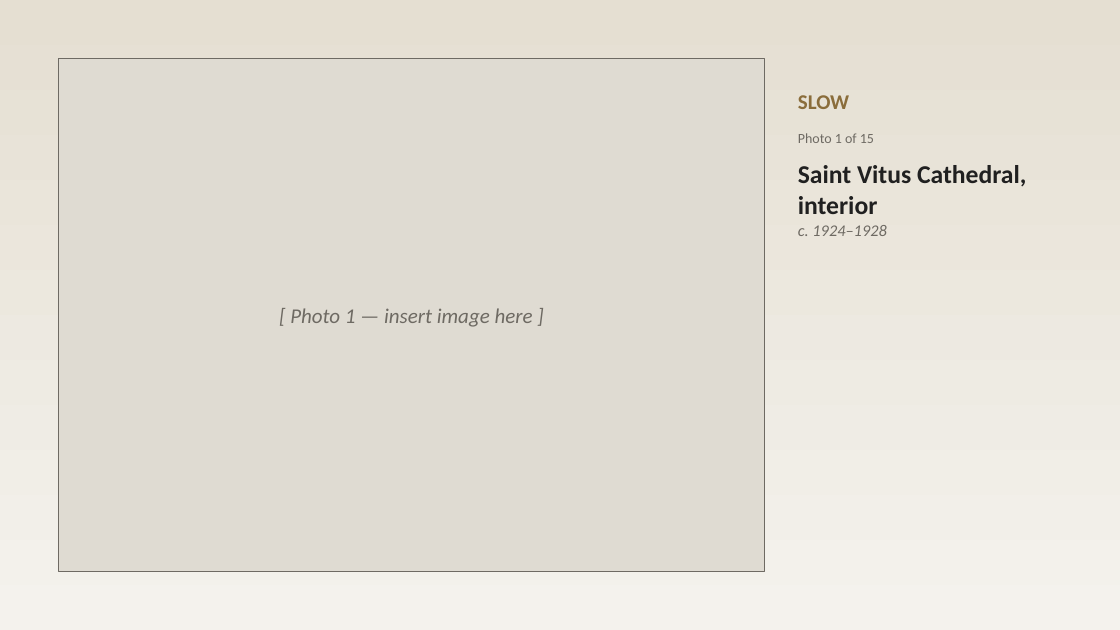
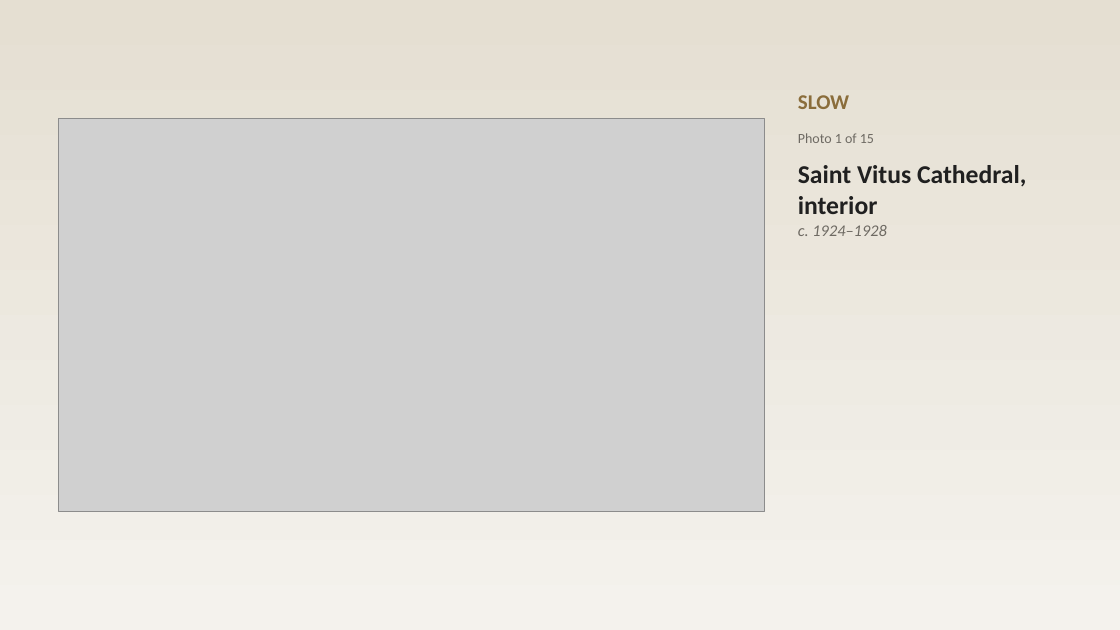
Before and after one commit to LU-Chuanyu/photography-presentation, a slide deck: slide 5 of Josef-Sudek-Presentation.pptx. Drawn at 1120x630 pixels with LibreOffice and Linux fonts; fonts in the diff are those of the drawing; grey boxes stand for pictures. Boxes give left, top, right and bottom in pixels: in the first picture for what was removed or moved away, otherwise in the second. Text is boxed around its words. In the diff, an @@ line names an element or a change of style, - is before the commit and + after.

```diff
--- a/Josef-Sudek-Presentation.pptx
+++ b/Josef-Sudek-Presentation.pptx
@@ rectangle removed at (x1=59, y1=59, x2=765, y2=571) @@
-[ Photo 1 — insert image here ]
@@ picture added at (x1=59, y1=118, x2=765, y2=513) @@
```
